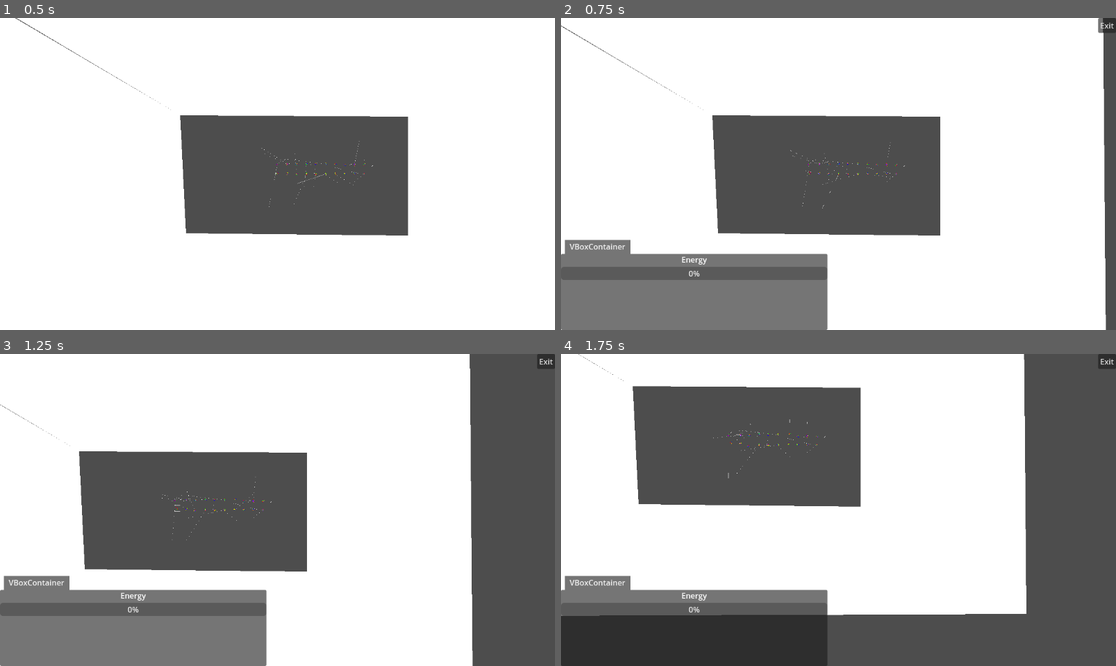
Above: before the commit, frames 1-4 (two rows, left to right).
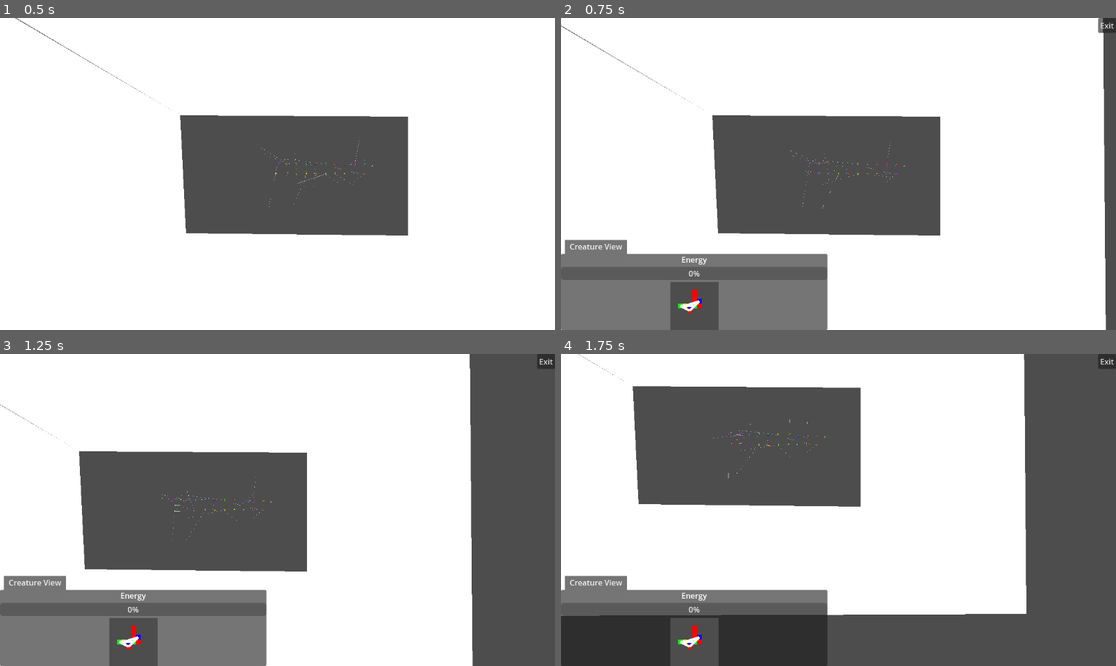
Above: after the commit, the same moments.

Repository: 06gusmog/EVOLUTIONATOR-4000
Game: Godot game, scene res://Misc/world.tscn
Two runs of this game, one before a commit and one after it. Both use one fixed random seed, a clock stepped at 60 frames per second and the inputs below.
Inputs (mouse positions are in pixels of both pictures, inside the frame that each line leads up to):
- Up to frame 1 (0.5 s): no input
- Up to frame 2 (0.75 s): move the mouse to (838, 174) at 0.52 s; press the mouse at (838, 174) at 0.53 s; hold Right (right) from 0.53 s (still down)
- Up to frame 3 (1.25 s): keep holding Right (right)
- Up to frame 4 (1.75 s): move the mouse to (749, 510) at 1.27 s; release Right (right) at 1.28 s; release the mouse at (749, 510) at 1.28 s; hold Down (down) from 1.28 s (still down); click (749, 510) at 1.35 s

Frame 1 is identical in both runs. In frame 2, 1.5% of the frame differs, in the area x 1-29%, y 71-100%; in frame 3, 1.5%; in frame 4, 1.5%.

Commit message:
Connection view rendering
A little image of the creatrue pops up when you select it now. It has all the connections rendered, but strength is a future update.

Diff:
--- a/Godot/Misc/Creature.gd
+++ b/Godot/Misc/Creature.gd
@@ -15,6 +15,7 @@
 @onready var line_2d = $"Visual Effects/Line2D"
 
 signal mitosis
+signal cell_death(cellID:String)
 
 # Called when the node enters the scene tree for the first time.
 func _ready():
@@ -96,6 +97,8 @@
 				continue
 			cell.remove_connections(killing_queue)
 			placeholder_cells.append(cell)
+		for item in killing_queue:
+			cell_death.emit(item)
 		cells = placeholder_cells
 		killing_queue = []
 	if cells == []:
--- /dev/null
+++ b/Godot/Misc/UI assets/connection.gd
@@ -0,0 +1,27 @@
+extends Node2D
+
+var from: Vector2
+var to: Vector2
+var sprite
+
+func make_connection(from, to):
+	if from == to:
+		print('hello')
+		var self_connection_sprite = load("res://Misc/UI assets/connection_to_self.png")
+		print(self_connection_sprite)
+		sprite = Sprite2D.new()
+		print(sprite.texture)
+		sprite.texture = self_connection_sprite
+		print(sprite.texture)
+		sprite.position = from
+		sprite.scale = Vector2(0.01, 0.01)
+		add_child(sprite)
+	else:
+		sprite = Line2D.new()
+		add_child(sprite)
+		sprite.points = [from, to]
+		sprite.width = 0.5
+
+func update_output(value):
+	var hue = (value + 1) / 2
+	sprite.modulate = Vector3(1,1,1) * hue
--- /dev/null
+++ b/Godot/Misc/UI assets/connection.tscn
@@ -0,0 +1,7 @@
+[gd_scene load_steps=2 format=3 uid="uid://c0dl8cn2lhk77"]
+
+[ext_resource type="Script" path="res://Misc/UI assets/connection.gd" id="1_5jwx8"]
+
+[node name="Connection" type="Node2D"]
+top_level = true
+script = ExtResource("1_5jwx8")
--- /dev/null
+++ b/Godot/Misc/UI assets/visual_creature.gd
@@ -0,0 +1,69 @@
+extends Node2D
+var creature
+const connection_node = preload("res://Misc/UI assets/connection.tscn")
+
+# TEMPORARY!!!
+"""
+var rng = RandomNumberGenerator.new()
+var cell_types = DirAccess.get_files_at("res://Cell Types/Scenes/")
+@export var special_sauce_length: int = 5
+var number_string = "0123456789"
+
+func generate_random_DNA(size : int):
+	var DNA = []
+	var cell_positions = []
+	for cell in range(size):
+		var random_RNA_return = generate_random_RNA(cell_positions, size)
+		var RNA = random_RNA_return[0]
+		#This way of updating cell_positions feels a bit goofy, but i think it's fine?
+		cell_positions = random_RNA_return[1]
+		DNA.append(RNA)
+	return DNA
+
+func generate_random_RNA(cell_positions: Array, creature_size):
+	var RNA = {}
+	RNA['Type'] = cell_types[rng.randi() % len(cell_types)] #Would it be slower to use randi_range() instead?
+	cell_positions.append(select_cell_position(cell_positions))
+	RNA['Position'] = cell_positions[-1]
+	RNA['Connections'] = []
+	for x in range(int(ceil(7.5/(0.4 * (rng.randi() % 10) + 1.25) - 2))): # Selects a weighted number between 0 and 4
+		var connection = rng.randi() % (creature_size)
+		RNA['Connections'].append(str(connection))
+	RNA['Special Sauce'] = generate_special_sauce(special_sauce_length)
+	return [RNA, cell_positions]
+
+func select_cell_position(established_positions : Array):
+	var cell_position = Vector2(0,0)
+	var x = 1 - ((rng.randi() % 2) * 2)
+	var y = 1 - ((rng.randi() % 2) * 2)
+	while true:
+		if cell_position in established_positions:
+			var one_or_zero = rng.randi() % 2
+			cell_position.x += x * one_or_zero
+			cell_position.y += y * (1-one_or_zero)
+		else:
+			return cell_position
+
+func generate_special_sauce(length : int):
+	var special_sauce = ""
+	for i in range(length):
+		special_sauce += number_string[rng.randi() % 10]
+	return special_sauce
+"""
+# Called when the node enters the scene tree for the first time.
+func _ready(): #NOTE Creates every cell as a sprite2D named after the index, and the cells connections as line2D's as its children, with them being named after their target cell.
+	#DNA = generate_random_DNA(3)
+	var i = 0
+	for cell in creature.cells:
+		var cell_instance = cell.duplicate()
+		var cell_instance_connections = cell.connections
+		add_child(cell_instance)
+		for connection in cell_instance_connections:
+			print('hello')
+			var connection_visual = connection_node.instantiate()
+			cell_instance.add_child(connection_visual)
+			connection_visual.make_connection(cell_instance.position, creature.cells[int(connection)].position) #NOTE index out of range error
+		i += 1
+
+func tick_forward(inputs):
+	pass
--- /dev/null
+++ b/Godot/Misc/UI assets/visual_creature.tscn
@@ -0,0 +1,9 @@
+[gd_scene load_steps=2 format=3 uid="uid://bb4dd12wtipkr"]
+
+[ext_resource type="Script" path="res://Misc/UI assets/visual_creature.gd" id="1_vustu"]
+
+[node name="Visual Creature" type="Node2D"]
+script = ExtResource("1_vustu")
+
+[node name="Camera2D" type="Camera2D" parent="."]
+zoom = Vector2(50, 50)
--- a/Godot/Misc/UserInterface.gd
+++ b/Godot/Misc/UserInterface.gd
@@ -2,6 +2,8 @@
 var creature_selected
 var rendered_creature = Image
 var connections = []
+@onready var creature_sim = $"Creature View/Creature Sim"
+var visual_creature_file = preload("res://Misc/UI assets/visual_creature.tscn")
 
 func _ready():
 	visible = false
@@ -18,11 +20,24 @@
 func creature_clicked(creature):
 	if creature_selected:
 		creature_selected.get_child(0).get_child(0).visible = false
+		creature_selected.cell_death.disconnect(_on_cell_death)
 	visible = true
 	creature.get_child(0).get_child(0).visible = true
 	creature_selected = creature
+	load_creature(creature_selected)
+	creature.cell_death.connect(_on_cell_death)
 
+func load_creature(creature):
+	var visual_creature_instance = visual_creature_file.instantiate()
+	visual_creature_instance.creature = creature
+	if creature_sim.get_child_count() > 0:
+		creature_sim.remove_child(creature_sim.get_child(0))
+	creature_sim.add_child(visual_creature_instance)
+
+func _on_cell_death(cellID):
+	load_creature(creature_selected)
 
 func _on_exit_button_pressed():
 	visible = false
 	creature_selected.get_child(0).get_child(0).visible = false
+	creature_selected.cell_death.disconnect(_on_cell_death)
--- a/Godot/Misc/world.tscn
+++ b/Godot/Misc/world.tscn
@@ -1,10 +1,13 @@
-[gd_scene load_steps=5 format=3 uid="uid://dqhflav3j0b86"]
+[gd_scene load_steps=6 format=3 uid="uid://dqhflav3j0b86"]
 
 [ext_resource type="Script" path="res://Misc/SimulationHandler.gd" id="1_yl8cj"]
 [ext_resource type="PackedScene" uid="uid://bgpjpvrhc2ioi" path="res://Misc/food_object.tscn" id="2_8ygnx"]
 [ext_resource type="Script" path="res://Misc/UserInterface.gd" id="3_6vnwv"]
 
 [sub_resource type="PhysicsMaterial" id="PhysicsMaterial_06e6h"]
+
+[sub_resource type="ViewportTexture" id="ViewportTexture_xdqrd"]
+viewport_path = NodePath("CanvasLayer/UserInterface/Creature View")
 
 [node name="World" type="Node2D"]
 script = ExtResource("1_yl8cj")
@@ -46,25 +49,26 @@
 offset_right = 553.0
 grow_vertical = 0
 
-[node name="VBoxContainer" type="VBoxContainer" parent="CanvasLayer/UserInterface/TabContainer"]
+[node name="Creature View" type="VBoxContainer" parent="CanvasLayer/UserInterface/TabContainer"]
 layout_mode = 2
 
-[node name="Label" type="Label" parent="CanvasLayer/UserInterface/TabContainer/VBoxContainer"]
+[node name="Label" type="Label" parent="CanvasLayer/UserInterface/TabContainer/Creature View"]
 layout_mode = 2
 size_flags_vertical = 0
 text = "Energy
 "
 horizontal_alignment = 1
 
-[node name="ProgressBar" type="ProgressBar" parent="CanvasLayer/UserInterface/TabContainer/VBoxContainer"]
+[node name="ProgressBar" type="ProgressBar" parent="CanvasLayer/UserInterface/TabContainer/Creature View"]
 layout_mode = 2
 
-[node name="AspectRatioContainer" type="AspectRatioContainer" parent="CanvasLayer/UserInterface/TabContainer/VBoxContainer"]
+[node name="AspectRatioContainer" type="AspectRatioContainer" parent="CanvasLayer/UserInterface/TabContainer/Creature View"]
 custom_minimum_size = Vector2(0, 100)
 layout_mode = 2
 
-[node name="TextureRect" type="TextureRect" parent="CanvasLayer/UserInterface/TabContainer/VBoxContainer/AspectRatioContainer"]
+[node name="TextureRect" type="TextureRect" parent="CanvasLayer/UserInterface/TabContainer/Creature View/AspectRatioContainer"]
 layout_mode = 2
+texture = SubResource("ViewportTexture_xdqrd")
 expand_mode = 4
 
 [node name="Exit Button" type="Button" parent="CanvasLayer/UserInterface"]
@@ -78,4 +82,8 @@
 action_mode = 0
 text = "Exit"
 
+[node name="Creature View" type="SubViewport" parent="CanvasLayer/UserInterface"]
+
+[node name="Creature Sim" type="Node2D" parent="CanvasLayer/UserInterface/Creature View"]
+
 [connection signal="pressed" from="CanvasLayer/UserInterface/Exit Button" to="CanvasLayer/UserInterface" method="_on_exit_button_pressed"]
Binary file added: Godot/Misc/UI assets/connection_to_self.png
Not shown, added: Godot/Misc/UI assets/connection_to_self.png.import
Not shown, changed: Godot/Misc/visuals/Colour Explanation.txt
